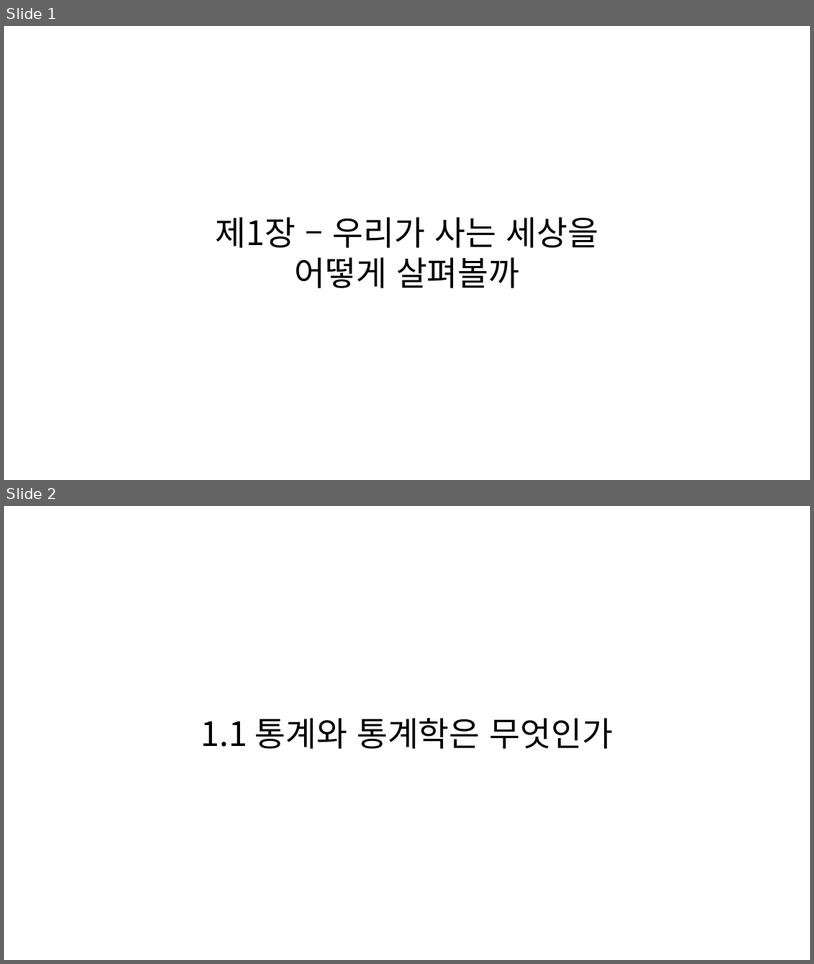
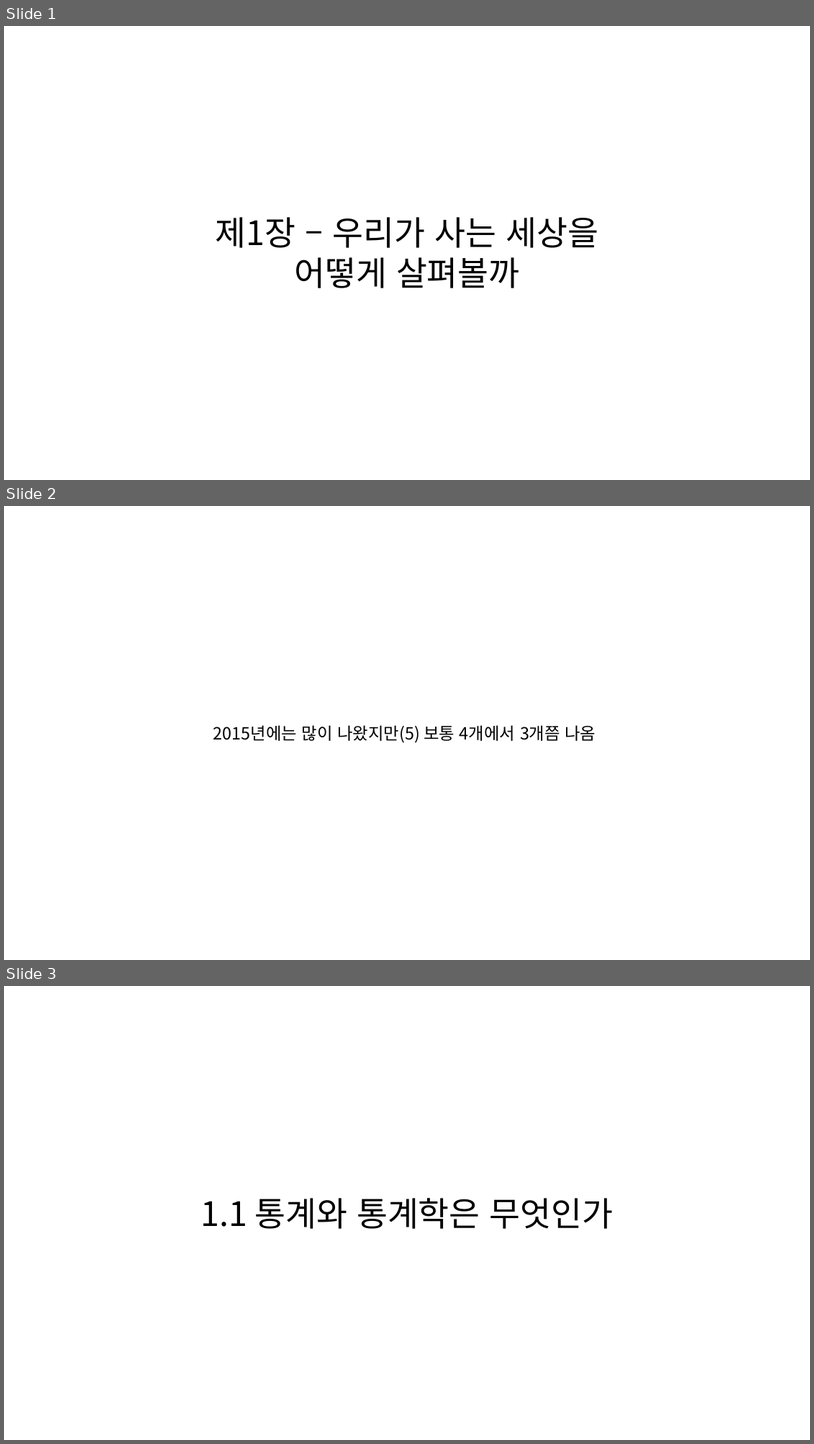
Before and after one commit to kukaro/KNOU-LIFE-AND-STATISTICS, a slide deck: previous_question/1장-우리가 사는 세상을 어떻게 살펴볼까.pptx. Shown one above the other, each under a label of ours: slides 1 and 2 before the commit, slides 1, 2 and 3 after it. The pictures are 814x964 and 814x1444 pixels, drawn with LibreOffice and Linux fonts; fonts in the diff are those of the drawing. Boxes give left, top, right and bottom in pixels: in the first picture for what was removed or moved away, otherwise in the second. Text is boxed around its words. In the diff, an @@ line names an element or a change of style, - is before the commit and + after.

```diff
--- a/previous_question/1장-우리가 사는 세상을 어떻게 살펴볼까.pptx
+++ b/previous_question/1장-우리가 사는 세상을 어떻게 살펴볼까.pptx
@@ slide 2 added at [4, 506, 810, 960], background #FFFFFF @@
@@ text added at [214, 725, 596, 743], 20 pt, text #000000 @@
+2015년에는 많이 나왔지만(5) 보통 4개에서 3개쯤 나옴
@@ what was slide 2 is now slide 3 @@
```
Also in this commit, not shown: 7 other slides added, 4 slides removed.
